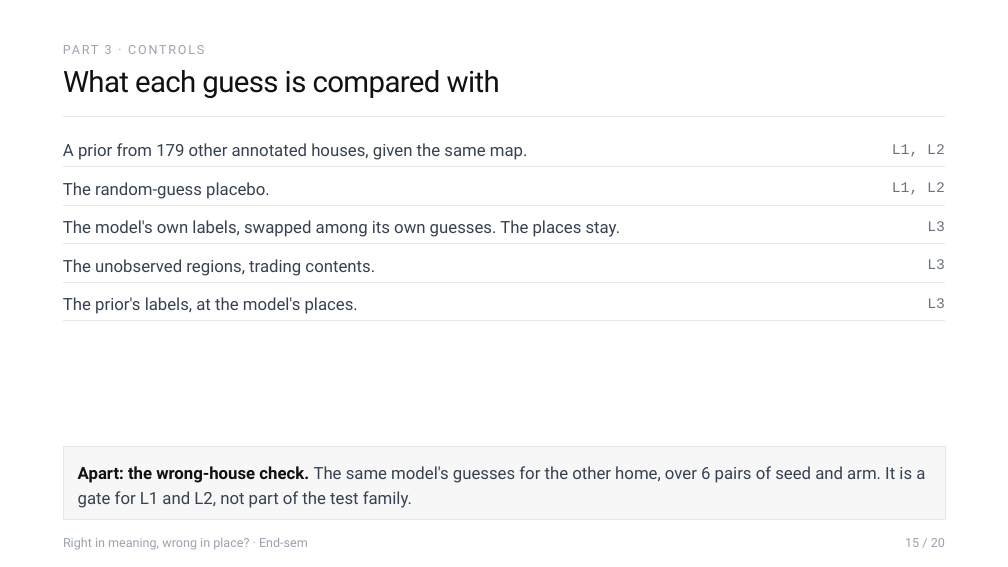
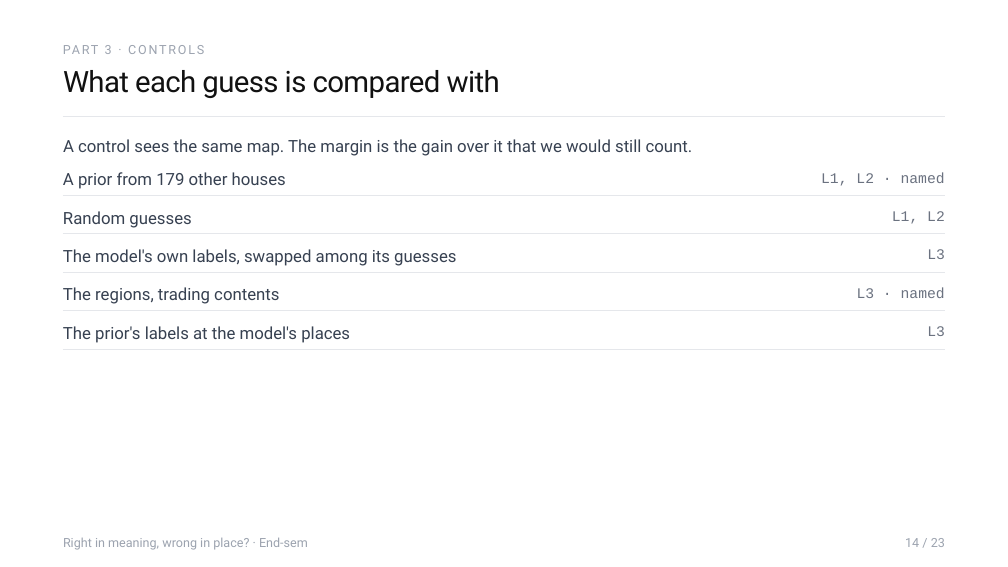
Before and after one commit to Sher110106/validity-aware-active-semantic-exploration, a slide deck: slide 14 of docs/endsem_2026-11/ASP_Endsem.pptx (slide 15 before the commit). Drawn at 1008x567 pixels with LibreOffice and Linux fonts; fonts in the diff are those of the drawing. Boxes give left, top, right and bottom in pixels: in the first picture for what was removed or moved away, otherwise in the second. Text is boxed around its words. In the diff, an @@ line names an element or a change of style, - is before the commit and + after.

```diff
--- a/docs/endsem_2026-11/ASP_Endsem.pptx
+++ b/docs/endsem_2026-11/ASP_Endsem.pptx
@@ text at [63, 139, 693, 156]: text changed @@
-A prior from 179 other annotated houses, given the same map.
+A control sees the same map. The margin is the gain over it that we would still count.
@@ text added at [63, 172, 286, 189], 16 pt, text #374151 @@
+A prior from 179 other houses
@@ text at [821, 172, 945, 186]: text changed @@
-L1, L2
+L1, L2 · named
@@ text "L1, L2": place and size @@
-text "L1, L2" at [892, 182, 945, 195]
+text "L1, L2" at [892, 211, 945, 224]
@@ 4 lines: place and size @@
-4 lines at [63, 205, 945, 321]
+4 lines at [63, 195, 945, 311]
@@ text at [63, 211, 191, 228]: text changed @@
-The random-guess placebo.
+Random guesses
@@ text at [63, 249, 456, 266]: text changed @@
-The model's own labels, swapped among its own guesses. The places stay.
+The model's own labels, swapped among its guesses
@@ text "L3": place and size @@
-text "L3" at [927, 259, 945, 269]
+text "L3" at [927, 249, 945, 259]
@@ text at [63, 287, 279, 304]: text changed @@
-The unobserved regions, trading contents.
+The regions, trading contents
@@ text at [857, 287, 945, 298]: text changed @@
-L3
+L3 · named
@@ text at [63, 326, 350, 343]: text changed @@
-The prior's labels, at the model's places.
+The prior's labels at the model's places
@@ text "L3": place and size @@
-text "L3" at [927, 298, 945, 308]
+text "L3" at [927, 326, 945, 336]
@@ line moved from (63, 166) - (945, 166) to (63, 349) - (945, 349) @@
@@ rectangle removed at [63, 446, 945, 520] @@
-Apart: the wrong-house check. The same model's guesses for the other home, over 6 pairs of seed and arm. It is a gate for L1 and L2, not part of the test family.
@@ text at [905, 538, 945, 547]: text changed @@
-15 / 20
+14 / 23
```
Also in this commit, not shown: 13 other slides changed, 12 slides added, 7 slides removed, 7 other files.
